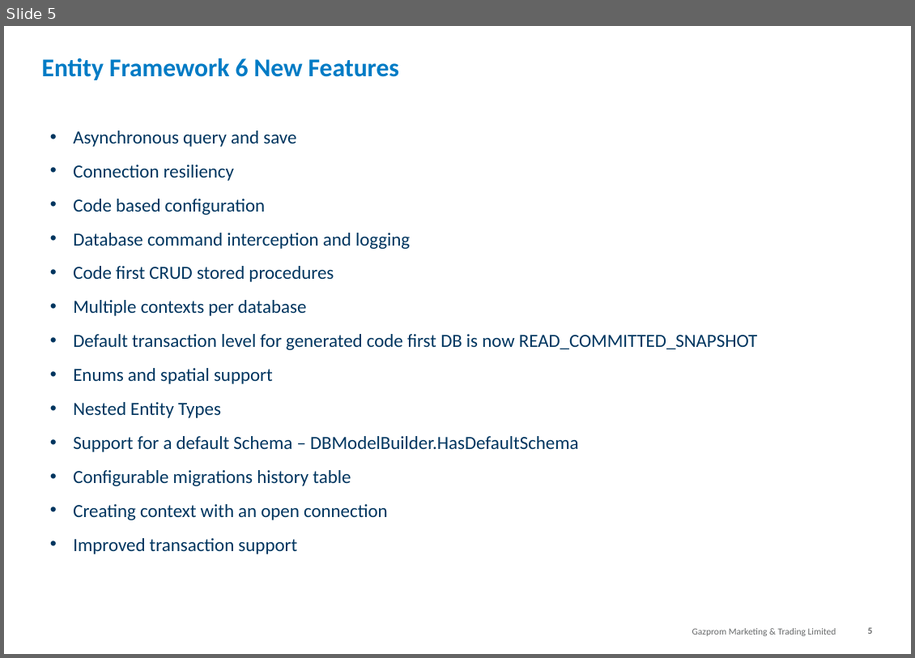
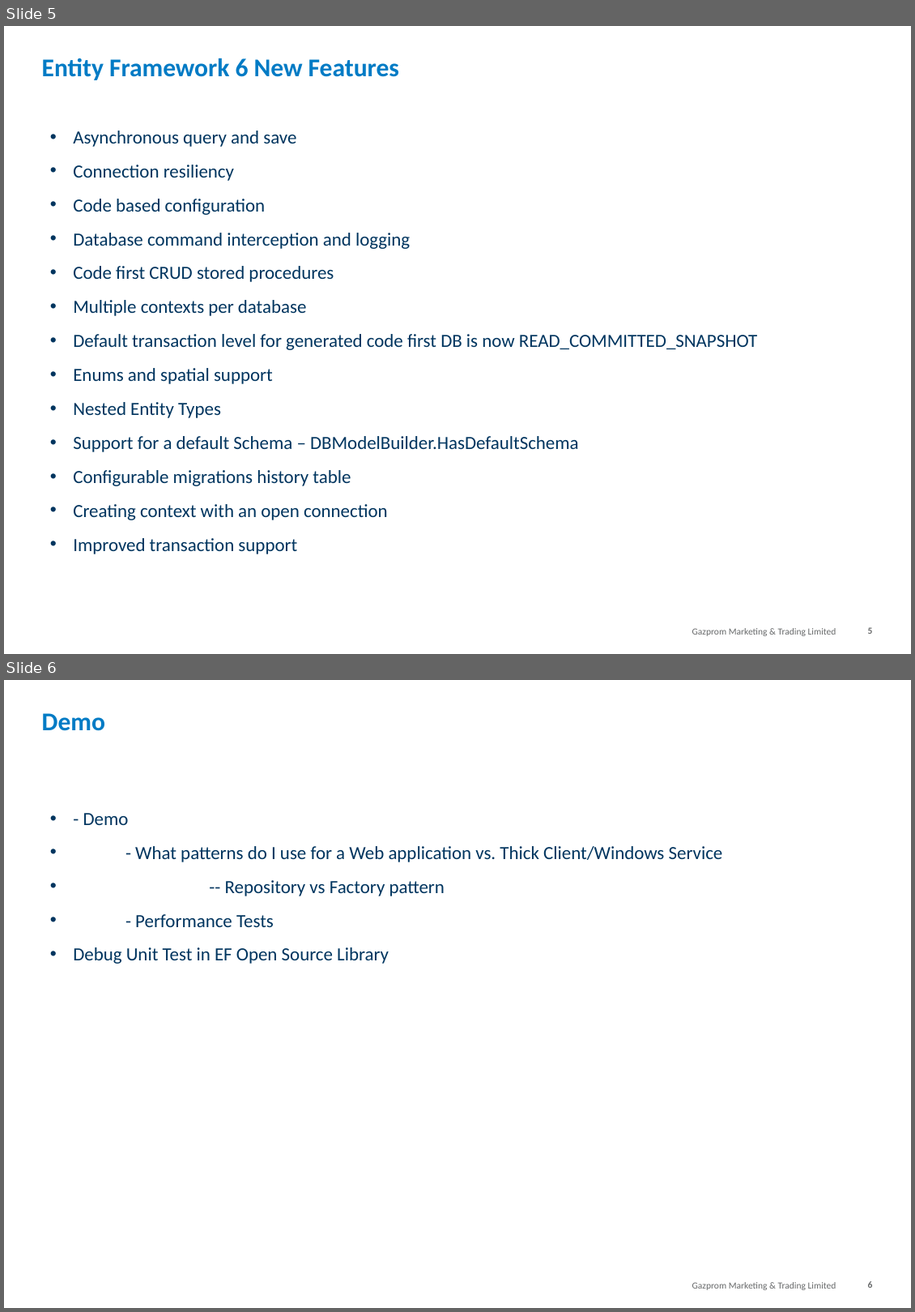
Before and after one commit to jeanhibbert/EfTestConsole, a slide deck: 20160128 Tech Punch - Entity Framework.pptx. Shown one above the other, each under a label of ours: slide 5 before the commit, slides 5 and 6 after it. The pictures are 915x658 and 915x1312 pixels, drawn with LibreOffice and Linux fonts; fonts in the diff are those of the drawing; background and template pictures are left out. Boxes give left, top, right and bottom in pixels: in the first picture for what was removed or moved away, otherwise in the second. Text is boxed around its words. In the diff, an @@ line names an element or a change of style, - is before the commit and + after.

Commit message:
Power Point Slides Update - Additional Work on DbContextScopeFactory

```diff
--- a/20160128 Tech Punch - Entity Framework.pptx
+++ b/20160128 Tech Punch - Entity Framework.pptx
@@ slide 6 added at (4,680,911,1308), background #FFFFFF; not listed: 2 template elements that a slide beside it also shows @@
@@ title added at (42,713,105,731), 22 pt, text #007BC5, bold @@
+Demo
@@ text added at (73,813,723,964), 16 pt, text #00355F @@
+• - Demo
+• - What patterns do I use for a Web application vs. Thick Client/Windows Service
+• -- Repository vs Factory pattern
+• - Performance Tests
+• Debug Unit Test in EF Open Source Library
```
Also in this commit, not shown: 1 slide changed, 4 other slides added, 3 slides removed, 34 other files.
